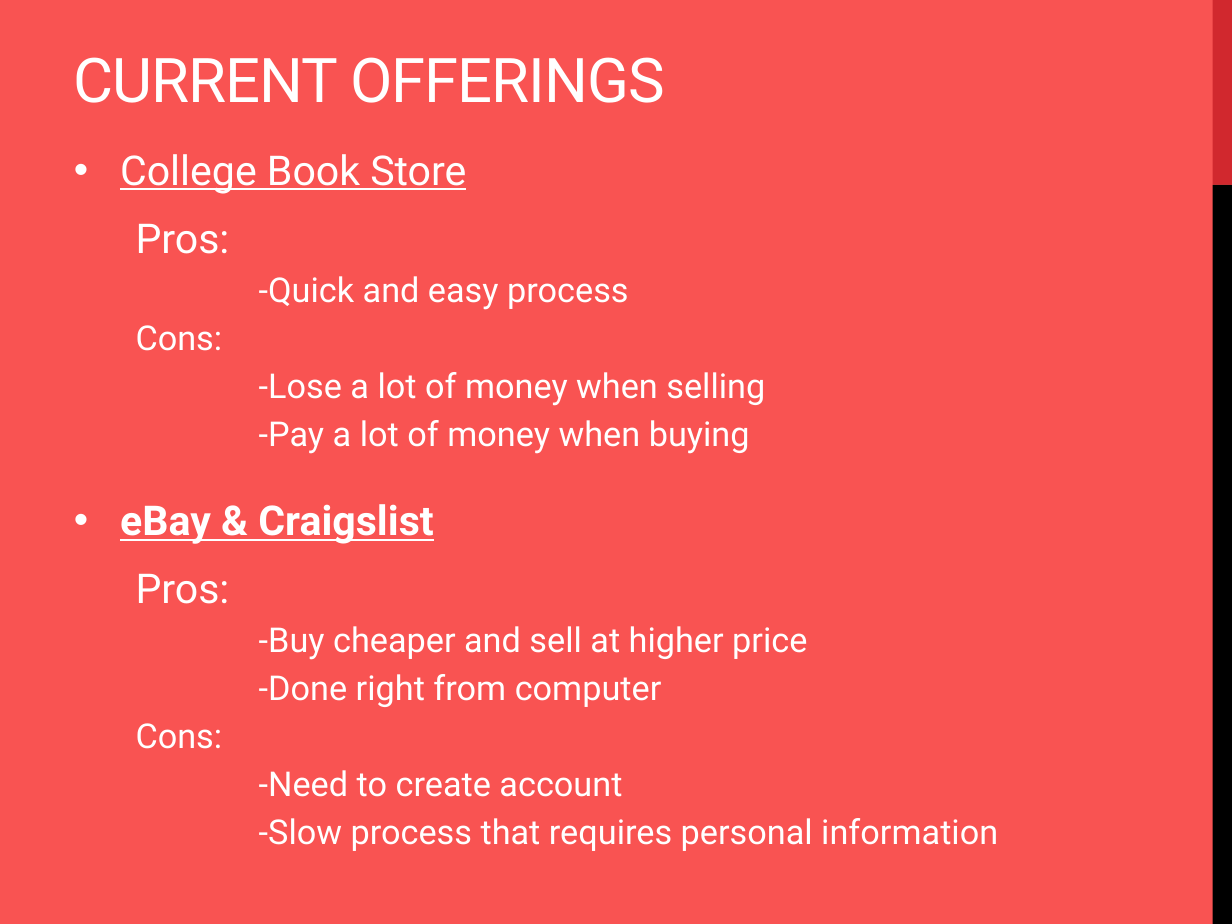
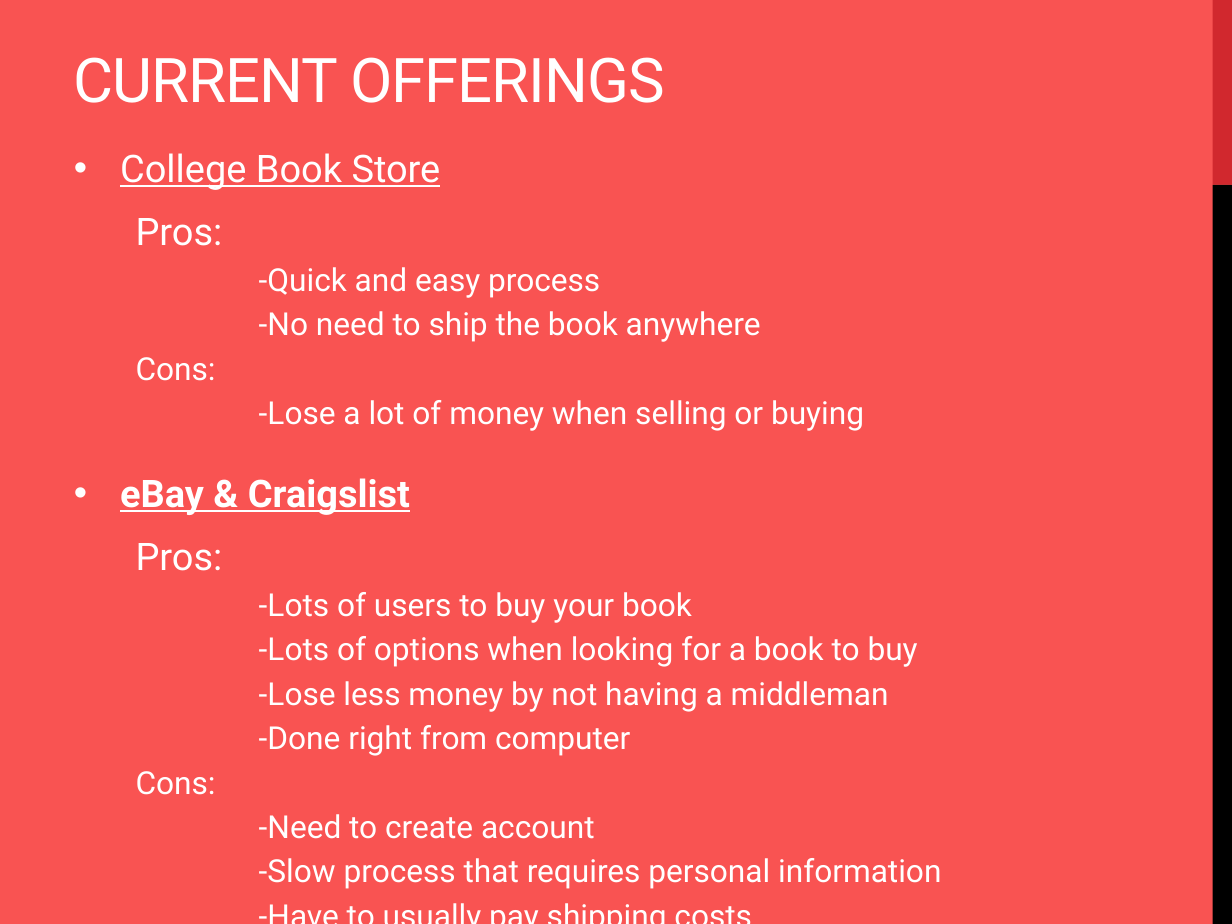
Before and after one commit to antoinesaliba/Laker-Books, a slide deck: slide 2 of Documents/Laker Books Presentation.pptx. Drawn at 1232x924 pixels with LibreOffice and Linux fonts; fonts in the diff are those of the drawing. Boxes give left, top, right and bottom in pixels: in the first picture for what was removed or moved away, otherwise in the second. Text is boxed around its words. In the diff, an @@ line names an element or a change of style, - is before the commit and + after.

```diff
--- a/Documents/Laker Books Presentation.pptx
+++ b/Documents/Laker Books Presentation.pptx
@@ text at (x1=120, y1=153, x2=941, y2=889): paragraph added @@
+  -Have to usually pay shipping costs
@@ text at (x1=120, y1=153, x2=941, y2=889): size 24 to 22.2 pt in "College Book Store", "Pros:", "eBay & Craigslist", "Pros:"; size 20 to 18.5 pt in "-Quick and easy process", "Cons:", "-Done right from computer", "Cons:" and 2 more places @@
@@ text at (x1=259, y1=311, x2=761, y2=342): paragraph added @@
+  -No need to ship the book anywhere
@@ text at (x1=259, y1=400, x2=864, y2=431): text changed; size 20 to 18.5 pt @@
-  -Lose a lot of money when selling
-  -Pay a lot of money when buying
+  -Lose a lot of money when selling or buying
@@ text at (x1=259, y1=592, x2=918, y2=712): text changed; size 20 to 18.5 pt @@
-  -Buy cheaper and sell at higher price
+  -Lots of users to buy your book
+  -Lots of options when looking for a book to buy
+  -Lose less money by not having a middleman
```
Also in this commit, not shown: 1 other slide changed, 1 slide added, 5 other files.
